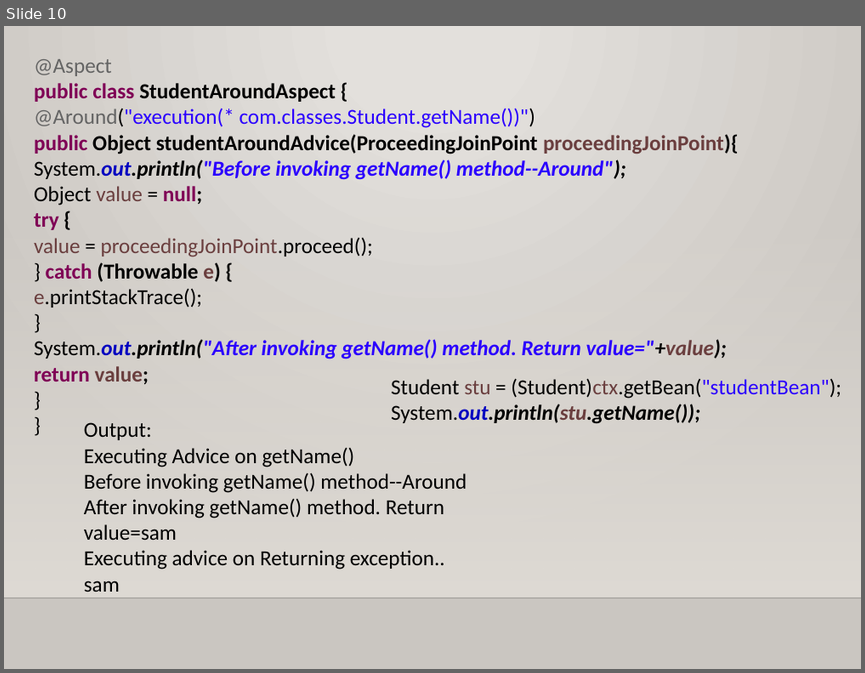
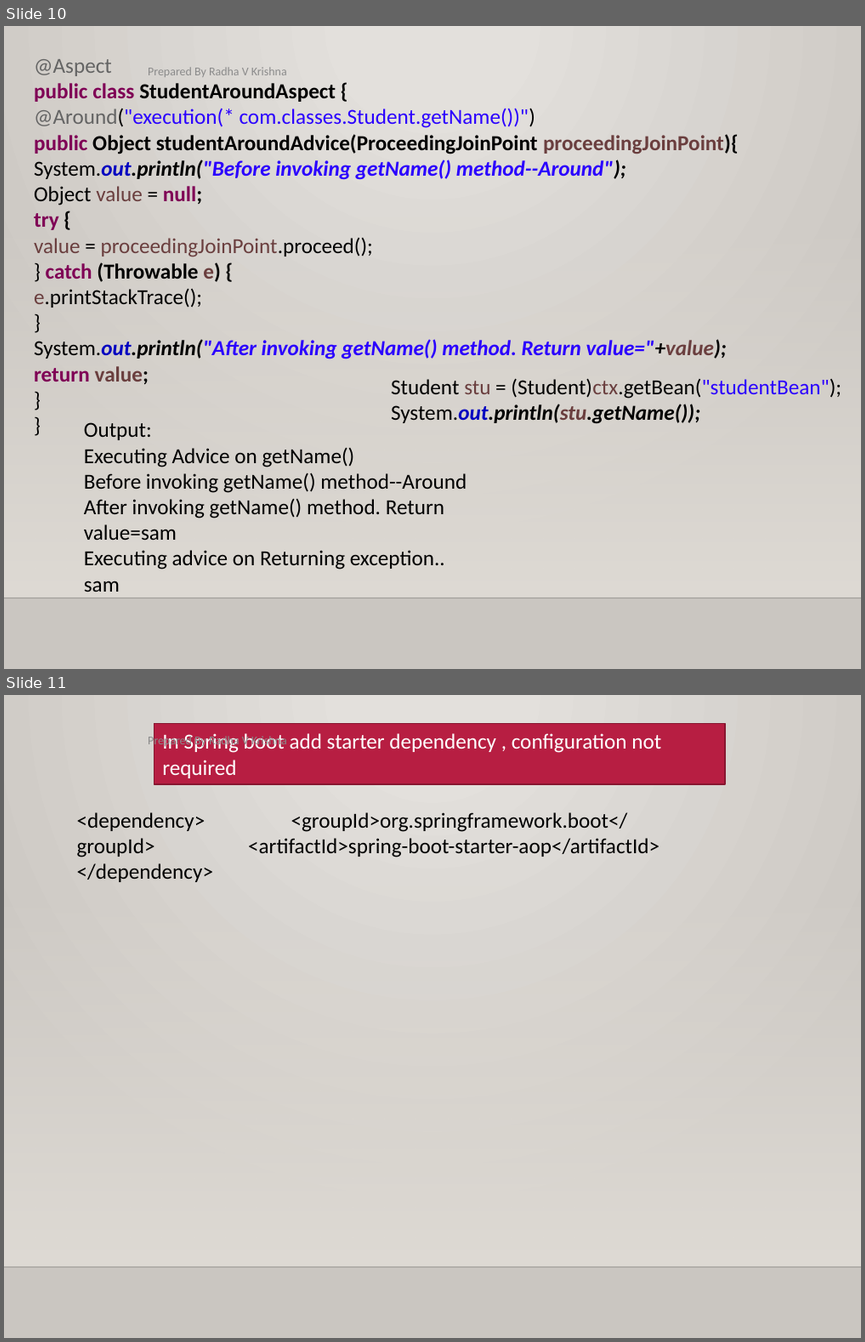
Before and after one commit to jaganspringboot/radhavkrishna1994, a slide deck: Springmaterial/ppts/AOP.pptx. Shown one above the other, each under a label of ours: slide 10 before the commit, slides 10 and 11 after it. The pictures are 865x673 and 865x1342 pixels, drawn with LibreOffice and Linux fonts; fonts in the diff are those of the drawing; background and template pictures are left out. Boxes give left, top, right and bottom in pixels: in the first picture for what was removed or moved away, otherwise in the second. Text is boxed around its words. In the diff, an @@ line names an element or a change of style, - is before the commit and + after.

```diff
--- a/Springmaterial/ppts/AOP.pptx
+++ b/Springmaterial/ppts/AOP.pptx
@@ slide 11 added at [4, 695, 861, 1338], background gradient #E3E0DC to #CAC7C1; not listed: 2 template elements that a slide beside it also shows @@
@@ text added at [148, 735, 287, 749], 10 pt, text #8C8C8C @@
+Prepared By Radha V Krishna
@@ rectangle added at [154, 723, 726, 784], fill #B71E42, outline #871631 1.25 pt, 18 pt, text #FFFFFF @@
+In Spring boot add starter dependency , configuration not required
@@ text added at [77, 812, 659, 882], 18 pt, text #000000 @@
+<dependency> <groupId>org.springframework.boot</groupId> <artifactId>spring-boot-starter-aop</artifactId> </dependency>
@@ slide 10 changed as well @@
@@ text added at [148, 67, 287, 77], 10 pt, text #8C8C8C @@
+Prepared By Radha V Krishna
```
Also in this commit, not shown: 9 other slides changed, 1 slide removed, 3 other files.
